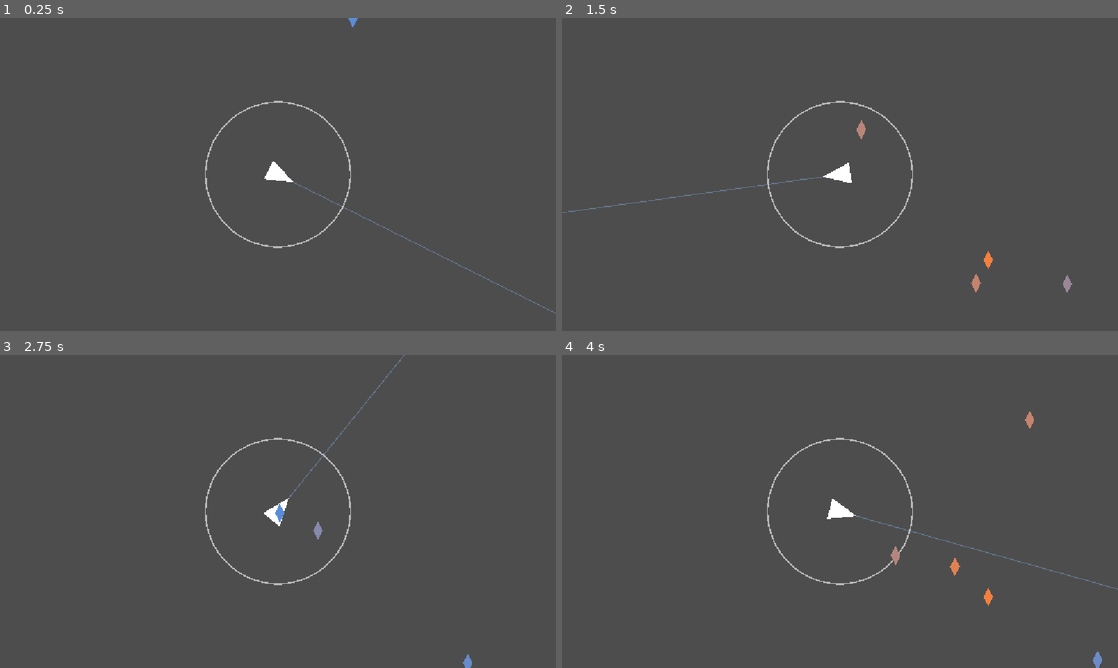
Above: before the commit, frames 1-4 (two rows, left to right).
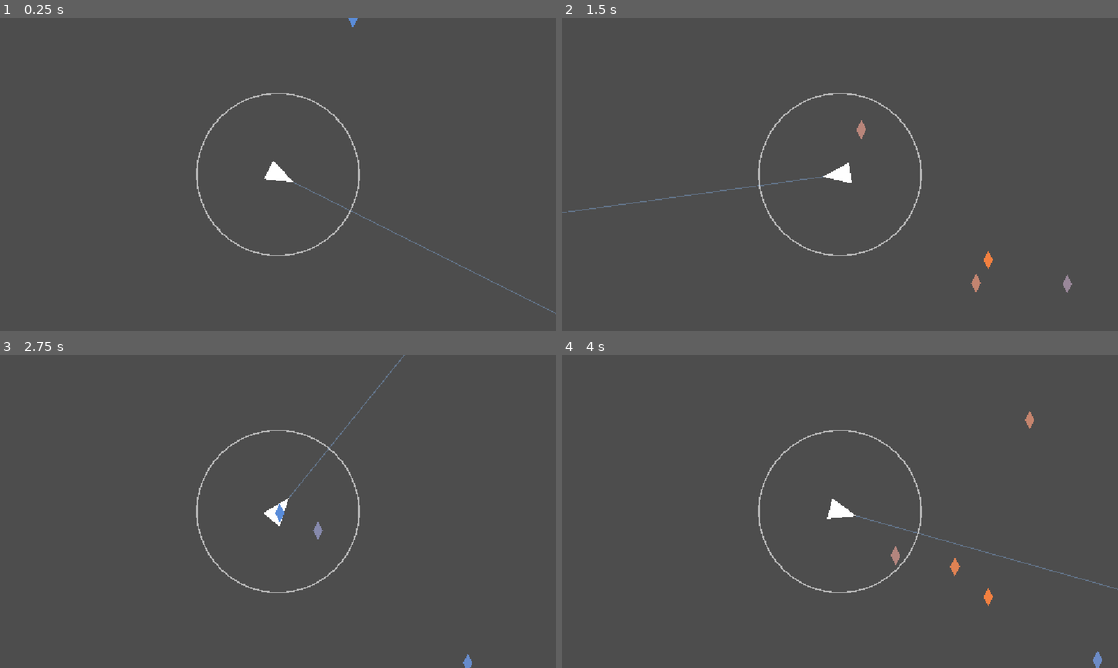
Above: after the commit, the same moments.

Repository: dreik123/MusicBullet
Game: Godot game, scene res://main.tscn
The game is run twice, just before and just after one commit, with the same random seed, the same clock (stepped at 60 frames per second) and the same inputs.
Inputs (mouse positions are in pixels of both pictures, inside the frame that each line leads up to):
- Up to frame 1 (0.25 s): no input
- Up to frame 2 (1.5 s): move the mouse to (962, 158) at 0.52 s; press the mouse at (962, 158) at 0.53 s; move the mouse to (728, 190) at 1.27 s; release the mouse at (728, 190) at 1.28 s; click (728, 190) at 1.35 s
- Up to frame 3 (2.75 s): move the mouse to (333, 442) at 2.02 s; press the mouse at (333, 442) at 2.03 s
- Up to frame 4 (4 s): move the mouse to (812, 574) at 2.77 s; release the mouse at (812, 574) at 2.78 s; click (812, 574) at 2.85 s; move the mouse to (1006, 558) at 3.52 s; press the mouse at (1006, 558) at 3.53 s

The runs differ from the first frame. In frame 1, 0.8% of the frame differs, in the area x 35-65%, y 24-76%; in frame 2, 0.8%; in frame 3, 0.8%; in frame 4, 0.8%.

Commit message:
Circle part 3 and 4: add vars to circle

Diff:
--- a/miss_boundary.gd
+++ b/miss_boundary.gd
@@ -1,6 +1,9 @@
 extends Node2D
 
-const MISS_RADIUS = 150.0
+const MISS_RADIUS = 168.0
+@export var MISS_BOUNDARY_RADIUS = MISS_RADIUS
+var _miss_boundary_radius: float = MISS_BOUNDARY_RADIUS
+
 const STROKE_COLOR = Color(1, 1, 1, 0.6)
 const STROKE_WIDTH = 3.0
 
